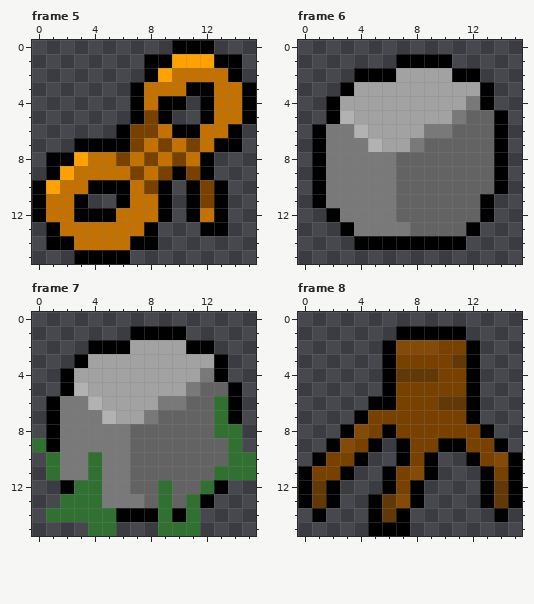
Edited in one commit: pixel-art file (games/walker/assets/items.ase). The first picture shows the starting point.
16x16 pixels, 22 frames. Colours within 5 levels of each other are drawn and written as one. Shown: frame 5, frame 6, frame 7, frame 8. The commit also changed other frames, which this record leaves out.
Now the later version:
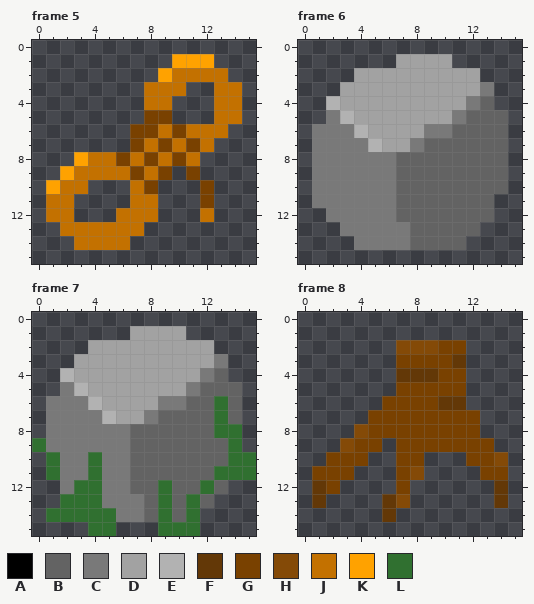
Palette (. is transparent): A #000000  B #636363  C #797979  D #a2a2a2  E #b2b2b2  F #633807  G #794100  H #844a07  J #c37100  K #ffa200  L #307030
What changed:
--- frame 5
@@ x 0..15 @@
- 0 ..........AAA...
- 1 ........AAKKKAA.
- 2 ........AKJJJJA.
- 3 .......AJJJAAJJA
- 4 .......AJAA.AJJA
- 5 .......AGA..AJJA
- 6 ......AGGJAAJJA.
- 7 ...AAAAGJGJGJAA.
- 8 .AAKJJGJGJGJA...
- 9 .AKJJJJGJGAGA...
-10 AKJJAAAJGA.AGA..
-11 AJJA..AJJA.AGA..
-12 AJJAAAJJJA.AJA..
-13 .AJJJJJJA...AA..
-14 .AAJJJJAA.......
-15 ...AAAA.........
+ 0 ................
+ 1 ..........KKK...
+ 2 .........KJJJJ..
+ 3 ........JJJ..JJ.
+ 4 ........JJ...JJ.
+ 5 ........GG...JJ.
+ 6 .......GGJGJJJ..
+ 7 .......GJGJGJ...
+ 8 ...KJJGJGJGJ....
+ 9 ..KJJJJGJG.G....
+10 .KJJ...JG...G...
+11 .JJ....JJ...G...
+12 .JJ...JJJ...J...
+13 ..JJJJJJ........
+14 ...JJJJ.........
+15 ................
--- frame 6
@@ x 0..15 @@
  0 ................
- 1 .......AAAA.....
- 2 ....AAADDDDAA...
- 3 ...ADDDDDDDDDA..
- 4 ..ADDDDDDDDDCA..
- 5 ..AEDDDDDDDCBBA.
- 6 .ACCEDDDDCCBBBA.
- 7 .ACCCEDDCBBBBBA.
- 8 .ACCCCCBBBBBBBA.
- 9 .ACCCCCBBBBBBBA.
-10 .ACCCCCBBBBBBBA.
-11 .ACCCCCBBBBBBA..
-12 ..ACCCCBBBBBBA..
-13 ...ACCCCBBBBA...
-14 ....AAAAAAAA....
+ 1 .......DDDD.....
+ 2 ....DDDDDDDDD...
+ 3 ...DDDDDDDDDDC..
+ 4 ..EDDDDDDDDDCB..
+ 5 ..CEDDDDDDDCBBB.
+ 6 .CCCEDDDDCCBBBB.
+ 7 .CCCCEDDCBBBBBB.
+ 8 .CCCCCCBBBBBBBB.
+ 9 .CCCCCCBBBBBBBB.
+10 .CCCCCCBBBBBBBB.
+11 .CCCCCCBBBBBBB..
+12 ..CCCCCBBBBBBB..
+13 ...CCCCCBBBBB...
+14 ....CCCCBBBB....
 15 ................
--- frame 7
@@ x 0..15 @@
  0 ................
- 1 .......AAAA.....
- 2 ....AAADDDDAA...
- 3 ...ADDDDDDDDDA..
- 4 ..ADDDDDDDDDCA..
- 5 ..AEDDDDDDDCBBA.
- 6 .ACCEDDDDCCBBLA.
- 7 .ACCCEDDCBBBBLA.
- 8 .ACCCCCBBBBBBLL.
- 9 LACCCCCBBBBBBBL.
+ 1 .......DDDD.....
+ 2 ....DDDDDDDDD...
+ 3 ...DDDDDDDDDDC..
+ 4 ..EDDDDDDDDDCB..
+ 5 ..CEDDDDDDDCBBB.
+ 6 .CCCEDDDDCCBBLB.
+ 7 .CCCCEDDCBBBBLB.
+ 8 .CCCCCCBBBBBBLL.
+ 9 LCCCCCCBBBBBBBL.
 10 .LCCLCCBBBBBBBLL
 11 .LCCLCCBBBBBBLLL
-12 ..ALLCCBBLBBLA..
-13 ..LLLCCCBLBLA...
-14 .LLLLLAAALAL....
+12 ..CLLCCBBLBBLB..
+13 ..LLLCCCBLBLB...
+14 .LLLLLCCBLBL....
 15 ....LL...LLL....
--- frame 8
@@ x 0..15 @@
  0 ................
- 1 .......AAAAA....
- 2 ......AHHHGGA...
- 3 ......AGGGGFA...
- 4 ......AFFFGGA...
- 5 ......AGGGGGA...
- 6 .....AAGGGFFA...
- 7 ....AGGGGGGGA...
- 8 ...AHGAGGGGGGA..
- 9 ..AHGA.AGGAAGGA.
-10 .AGGA..AGA..AGHA
-11 AGGA..AGHA...AGA
-12 AFA...AGA....AFA
-13 AFA..AFHA....AFA
-14 .A...AFA......A.
-15 .....AAA........
+ 1 ................
+ 2 .......HHHGG....
+ 3 .......GGGGF....
+ 4 .......FFFGG....
+ 5 .......GGGGG....
+ 6 ......GGGGFF....
+ 7 .....GGGGGGGG...
+ 8 ....HGGGGGGGG...
+ 9 ...HGG.GGGGGGG..
+10 ..GGG..GG...GGH.
+11 .GGG...GH....GG.
+12 .FG....G......F.
+13 .F....FH......F.
+14 ......F.........
+15 ................
